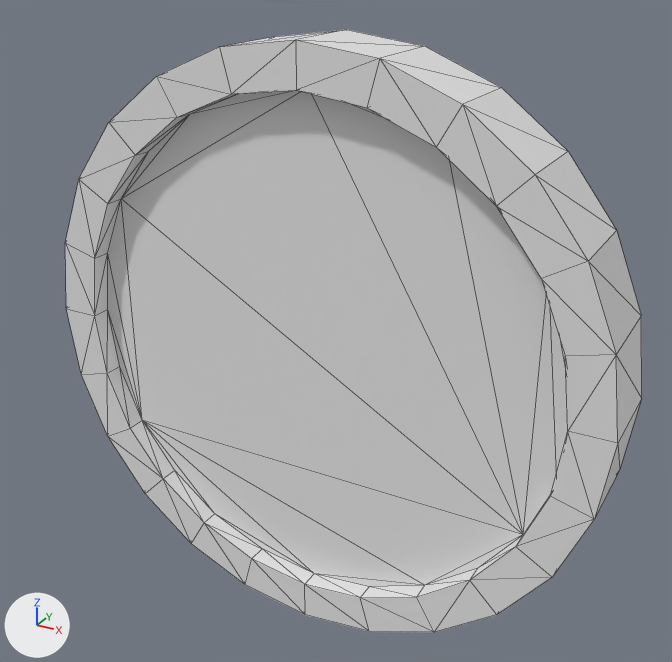
A saved change to the OBJ model rocketsim/src/vis/models/boost_pad_big_on.obj.
Both versions are drawn from a 50 mm camera at (52.5, -90.1, 49.0) aimed at (7.8, -8.7, 8.3). The lights are fixed; the arrows at lower left show +X, +Y and +Z. The first picture is the older version. Mesh edges are drawn as thin lines. Where no turn or scale is listed for an object, it has been applied to the vertices.

Before the edit, the objects in view are built like this:
```python
me_boostpadbig = bpy.data.meshes.new('BoostPadBig')
me_boostpadbig.from_pydata(...)  # 96 vertices, 166 faces; spans x -37.8..37.8, y -3.3..8.0, z -37.8..37.8
ob_boostpadbig = bpy.data.objects.new('BoostPadBig', me_boostpadbig)
ob_boostpadbig.location = (0.0, 0.0, 0.0)
```
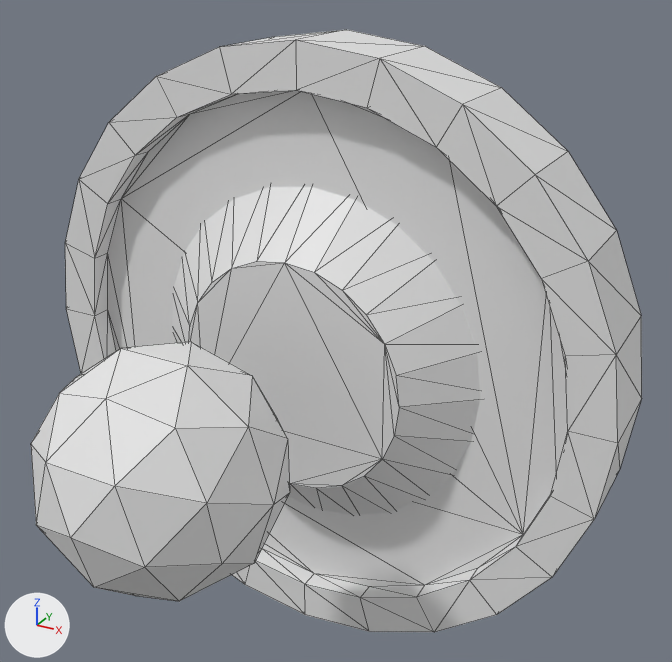
Commit message: Fix swapped big boost models

The change, as JSON lines over the scene's bpy script:
```json
{"op": "add", "block": "me_boodpadbig_001", "code": ["me_boodpadbig_001 = bpy.data.meshes.new('BoodPadBig.001')", "me_boodpadbig_001.from_pydata(...)  # a 24-sided cut cone along y (radius 14.5 at the low end, 24.5 at the high end) spanning x -24.3..24.7, y -6.8..1.6, z -24.7..24.3; an icosphere of 80 faces spanning x -12.8..12.8, y -42.4..-16.9, z -12.1..12.1"]}
{"op": "add", "block": "ob_boodpadbig_001", "code": ["ob_boodpadbig_001 = bpy.data.objects.new('BoodPadBig.001', me_boodpadbig_001)", "ob_boodpadbig_001.location = (0.0, 0.0, 0.0)"]}
```

What differs and where, as boxes (x1, y1, x2, y2) in the pictures (672 x 662 px):
```json
{"object": "BoodPadBig.001", "change": "added", "after": [31, 187, 480, 601]}
```
